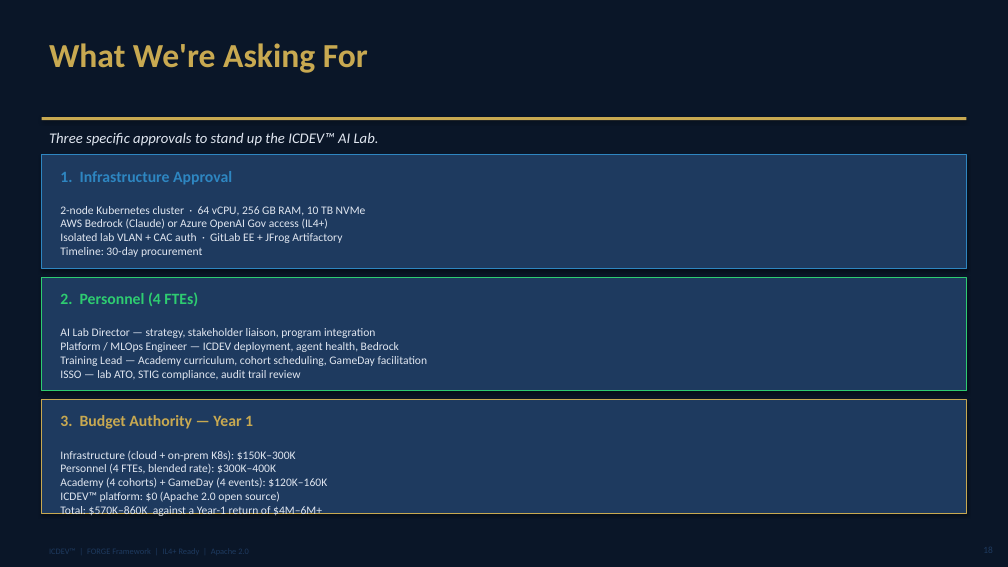
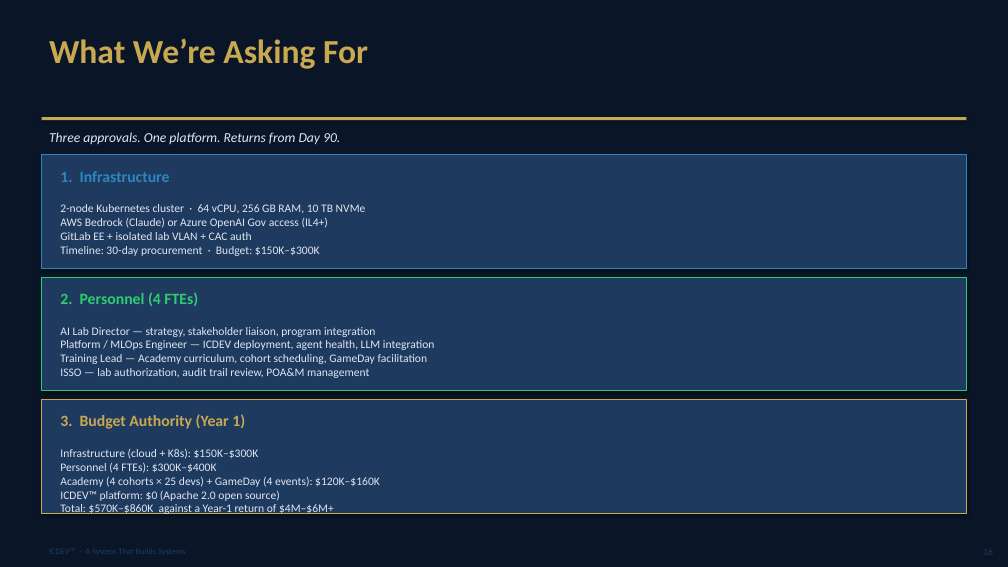
Before and after one commit to icdev-ai/icdev, a slide deck: slide 16 of tools/presentations/output/ICDEV_Executive_Deck.pptx (slide 18 before the commit). Drawn at 1008x567 pixels with LibreOffice and Linux fonts; fonts in the diff are those of the drawing. Boxes give left, top, right and bottom in pixels: in the first picture for what was removed or moved away, otherwise in the second. Text is boxed around its words. In the diff, an @@ line names an element or a change of style, - is before the commit and + after.

```diff
--- a/tools/presentations/output/ICDEV_Executive_Deck.pptx
+++ b/tools/presentations/output/ICDEV_Executive_Deck.pptx
@@ text at <box>49,38,368,69</box>: text changed @@
-What We're Asking For
+What We’re Asking For
@@ text at <box>49,132,340,144</box>: text changed; size 14 to 13 pt @@
-Three specific approvals to stand up the ICDEV™ AI Lab.
+Three approvals. One platform. Returns from Day 90.
@@ text at <box>60,171,170,182</box>: text changed @@
-1. Infrastructure Approval
+1. Infrastructure
@@ text at <box>60,204,366,256</box>: text changed @@
-2-node Kubernetes cluster · 64 vCPU, 256 GB RAM, 10 TB NVMe
-AWS Bedrock (Claude) or Azure OpenAI Gov access (IL4+)
-Isolated lab VLAN + CAC auth · GitLab EE + JFrog Artifactory
-Timeline: 30-day procurement
+2-node Kubernetes cluster · 64 vCPU, 256 GB RAM, 10 TB NVMe
+AWS Bedrock (Claude) or Azure OpenAI Gov access (IL4+)
+GitLab EE + isolated lab VLAN + CAC auth
+Timeline: 30-day procurement · Budget: $150K–$300K
@@ text at <box>60,327,434,378</box>: text changed @@
-AI Lab Director — strategy, stakeholder liaison, program integration
-Platform / MLOps Engineer — ICDEV deployment, agent health, Bedrock
-Training Lead — Academy curriculum, cohort scheduling, GameDay facilitation
-ISSO — lab ATO, STIG compliance, audit trail review
+AI Lab Director — strategy, stakeholder liaison, program integration
+Platform / MLOps Engineer — ICDEV deployment, agent health, LLM integration
+Training Lead — Academy curriculum, cohort scheduling, GameDay facilitation
+ISSO — lab authorization, audit trail review, POA&M management
@@ text at <box>60,414,245,429</box>: text changed @@
-3. Budget Authority — Year 1
+3. Budget Authority (Year 1)
@@ text at <box>60,449,380,516</box>: text changed @@
-Infrastructure (cloud + on-prem K8s): $150K–300K
-Personnel (4 FTEs, blended rate): $300K–400K
-Academy (4 cohorts) + GameDay (4 events): $120K–160K
-ICDEV™ platform: $0 (Apache 2.0 open source)
-Total: $570K–860K against a Year-1 return of $4M–6M+
+Infrastructure (cloud + K8s): $150K–$300K
+Personnel (4 FTEs): $300K–$400K
+Academy (4 cohorts × 25 devs) + GameDay (4 events): $120K–$160K
+ICDEV™ platform: $0 (Apache 2.0 open source)
+Total: $570K–$860K against a Year-1 return of $4M–$6M+
```
Also in this commit, not shown: 9 other slides changed, 8 slides added, 10 slides removed, 2 other files.
